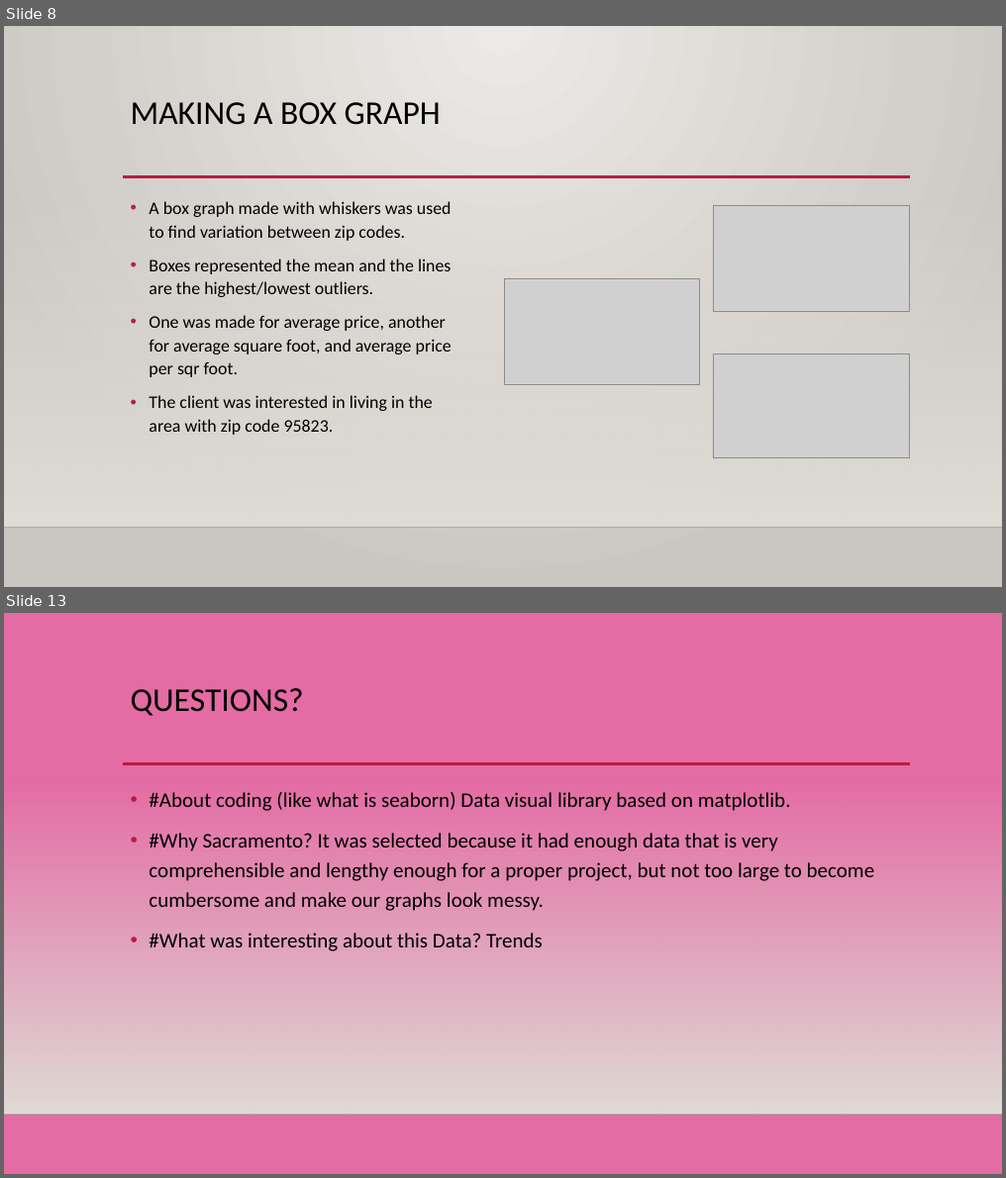
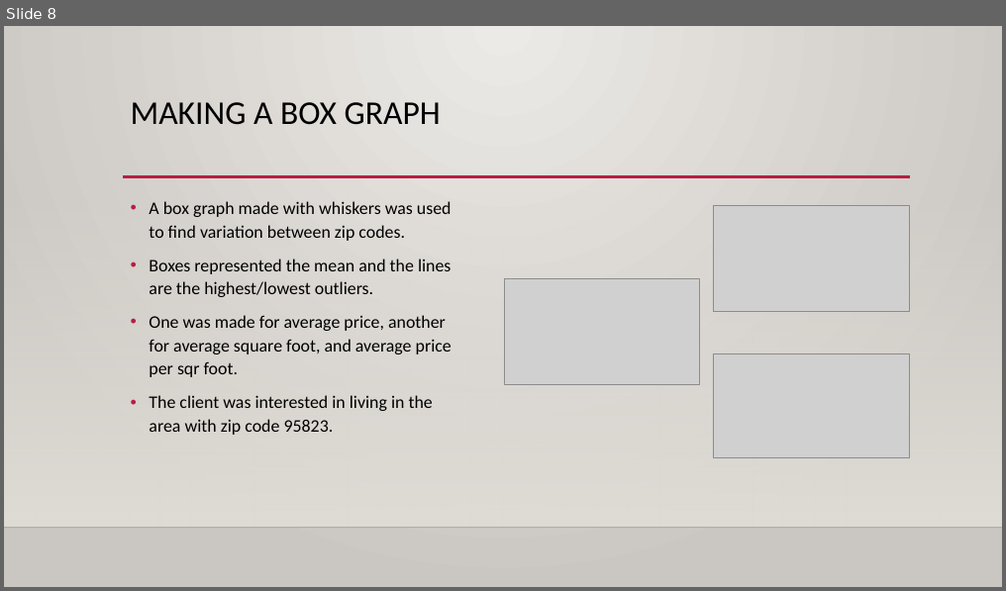
Before and after one commit to scavazos4/Project_One, a slide deck: Sacramento Real Estate.pptx. Shown one above the other, each under a label of ours: slides 8 and 13 before the commit, slide 8 after it; the slides between them are not shown. The pictures are 1006x1178 and 1006x591 pixels, drawn with LibreOffice and Linux fonts; fonts in the diff are those of the drawing; grey boxes stand for pictures; background and template pictures are left out. Boxes give left, top, right and bottom in pixels: in the first picture for what was removed or moved away, otherwise in the second. Text is boxed around its words. In the diff, an @@ line names an element or a change of style, - is before the commit and + after.

```diff
--- a/Sacramento Real Estate.pptx
+++ b/Sacramento Real Estate.pptx
@@ slide 13 removed at bbox=[4, 613, 1002, 1174], background #DE478E at 80% opacity; not listed: 3 template elements that a slide beside it also shows @@
@@ title removed at bbox=[131, 688, 304, 716] @@
-QUESTIONS?
@@ text removed at bbox=[149, 792, 875, 952] @@
-• #About coding (like what is seaborn) Data visual library based on matplotlib.
-• #Why Sacramento? It was selected because it had enough data that is very comprehensible and lengthy enough for a proper project, but not too large to become cumbersome and make our graphs look messy.
-• #What was interesting about this Data? Trends
```
Also in this commit, not shown: 7 slides changed, 2 slides added, 2 other slides removed, 2 other files.
